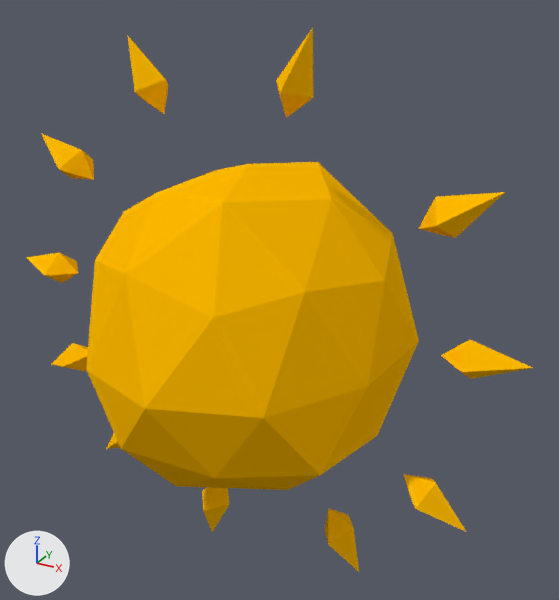
A saved change to the Blender file 01-Models/JB-Sonne.blend.
Rendered twice from a 50 mm camera at (1.081, -1.48, 2.491) aimed at (0.062, 0.374, 1.564). The axes (+X, +Y, +Z) are drawn at lower left. The lights are the same throughout.
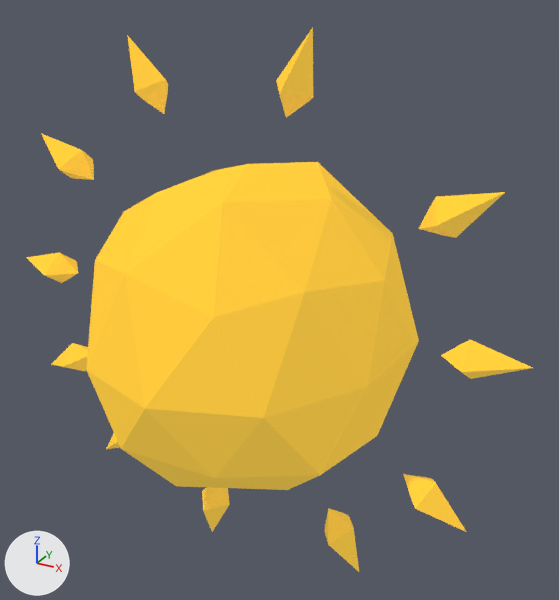
Location of each change, (x1, y1, x2, y2) in pixels of the pictures (559 x 600 px):
'Sonne', recoloured: (86, 162, 419, 490) in both
'Sphere.004', recoloured: (419, 192, 505, 238) in both
'Sphere.003', recoloured: (276, 27, 313, 117) in both
'Sphere.005', recoloured: (441, 340, 533, 379) in both
'Sphere.002', recoloured: (127, 35, 168, 114) in both
'Sphere.006', recoloured: (403, 474, 466, 532) in both
'Sphere.001', recoloured: (41, 133, 94, 180) in both
'Sphere.007', recoloured: (325, 508, 359, 572) in both
'Strahlen', recoloured: (26, 252, 78, 283) in both
'Sphere.008', recoloured: (202, 487, 229, 532) in both
'Sphere.010', recoloured: (51, 343, 88, 371) in both
'Sphere.009', recoloured: (107, 433, 120, 449) in both

The change, as a list of edits to the scene's bpy script:
```text
Change mat_sonne:
    where n1 = _N.new('ShaderNodeBsdfDiffuse'); n1.name = 'Diffuse BSDF'
    where n0 = _N.new('ShaderNodeOutputMaterial'); n0.name = 'Material Output'
    remove _L.new(n1.outputs[0], n0.inputs[0])  # 'BSDF' to 'Surface'
    add n2 = _N.new('ShaderNodeMixShader'); n2.name = 'Mix Shader'
    add n2.inputs[0].default_value = 0.173  # 'Factor'
    add n3 = _N.new('ShaderNodeEmission'); n3.name = 'Emission'
    add n3.inputs[0].default_value = (1.0, 0.755, 0.136, 1.0)  # 'Color', yellow #ffe167
    add n3.inputs[1].default_value = 2.0  # 'Strength'
    add _L.new(n1.outputs[0], n2.inputs[1])  # 'BSDF' to 'Shader'
    add _L.new(n2.outputs[0], n0.inputs[0])  # 'Shader' to 'Surface'
    add _L.new(n3.outputs[0], n2.inputs[2])  # 'Emission' to 'Shader'
```
